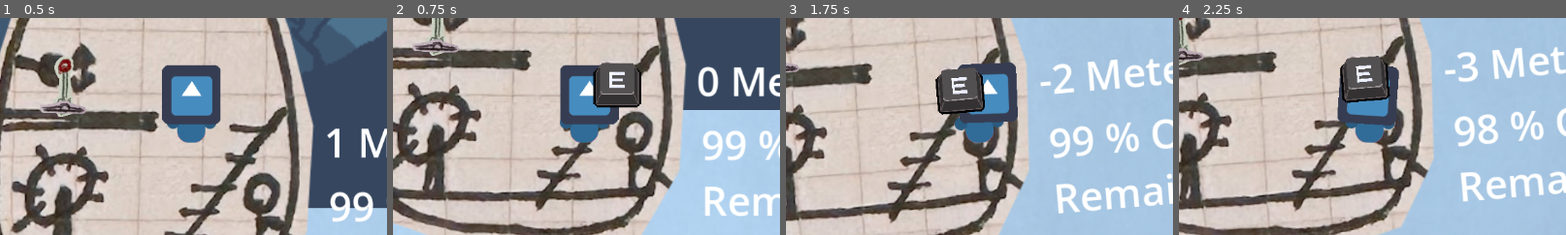
Above: before the commit, frames 1-4 (left to right).
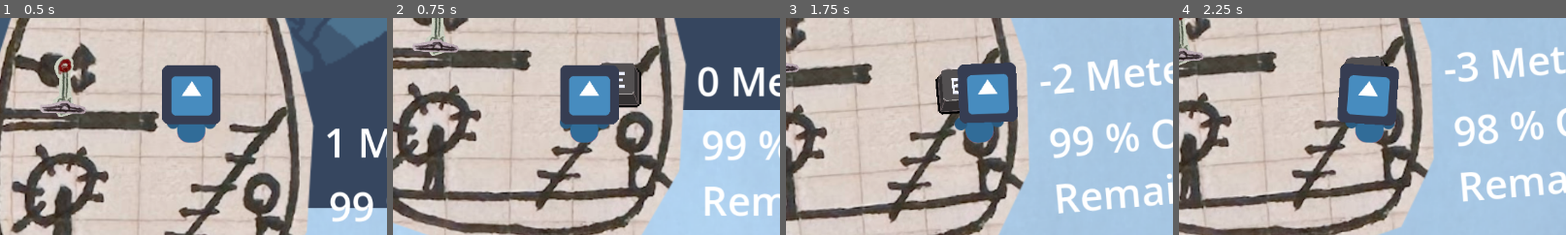
Above: after the commit, the same moments.

Repository: calzila/GGJ_2025
Game: Godot game, scene res://Overworld.tscn
Two runs of this game, one before a commit and one after it. Both use one fixed random seed, a clock stepped at 60 frames per second and the inputs below. The engine's default icon, where the game draws it, is replaced by a stand-in: a white triangle on a blue panel in a dark square.
Inputs:
- Up to frame 1 (0.5 s): no input
- Up to frame 2 (0.75 s): tap Enter (ui_accept) at 0.5 s; hold D (move_right) from 0.53 s (still down); tap E (Grab) at 0.6 s
- Up to frame 3 (1.75 s): keep holding D (move_right); tap Enter (ui_accept) at 0.77, 1.52 s; tap E (Grab) at 1.35 s
- Up to frame 4 (2.25 s): release D (move_right) at 2.03 s; hold A (move_left) from 2.03 s (still down); tap E (Grab) at 2.1 s
The pictures show only the part of the screen within x 25-75%, y 31-80%; the shares and areas given below are measured in that part.

Frame 1 is identical in both runs. In frame 2, 1.2% of the frame differs, in the area x 51-59%, y 21-42%; in frame 3, 1.3%; in frame 4, 2.0%, in the area x 41-55%, y 21-40%.
Error in both runs: Invalid assignment of property or key 'playerIsHolding' with value of type 'bool' on a base object of type 'Nil'. (res://grabber.gd:46)

Commit message:
Minor move around

Diff:
--- a/Character.tscn
+++ b/Character.tscn
@@ -19,26 +19,26 @@
 scale = Vector2(0.821289, 0.834808)
 texture = ExtResource("3_dua17")
 
-[node name="Hand_L" type="Sprite2D" parent="Body"]
-position = Vector2(-33.33, -4.602)
-scale = Vector2(1.2, 1.2)
-texture = ExtResource("4_gkys5")
-
-[node name="Hand_R" type="Sprite2D" parent="Body"]
-position = Vector2(33.33, -4.6)
-scale = Vector2(1.2, 1.2)
-texture = ExtResource("4_gkys5")
-
-[node name="HeadAttachment" type="Node2D" parent="Body"]
-position = Vector2(0, -58.8938)
-scale = Vector2(1.10345, 1.09448)
-
-[node name="Head" type="Sprite2D" parent="Body/HeadAttachment"]
-texture = ExtResource("2_un2gu")
-
 [node name="CollisionShape2D" type="CollisionShape2D" parent="."]
 position = Vector2(-0.5, -64)
 shape = SubResource("RectangleShape2D_52wfu")
 
 [node name="Camera2D" type="Camera2D" parent="."]
 position = Vector2(0, -66)
+
+[node name="Hand_L" type="Sprite2D" parent="."]
+position = Vector2(-27.3736, -36.6768)
+scale = Vector2(0.985547, 1.00177)
+texture = ExtResource("4_gkys5")
+
+[node name="Hand_R" type="Sprite2D" parent="."]
+position = Vector2(27.3736, -36.6751)
+scale = Vector2(0.985547, 1.00177)
+texture = ExtResource("4_gkys5")
+
+[node name="HeadAttachment" type="Node2D" parent="."]
+position = Vector2(0, -82)
+scale = Vector2(0.906251, 0.913681)
+
+[node name="Head" type="Sprite2D" parent="HeadAttachment"]
+texture = ExtResource("2_un2gu")
--- a/character.gd
+++ b/character.gd
@@ -13,8 +13,8 @@
 
 
 func _ready() -> void:
-	hand_L = $Body/Hand_L
-	hand_R = $Body/Hand_R
+	hand_L = $Hand_L
+	hand_R = $Hand_R
 
 	hand_L_RestingPosition = hand_L.position
 	hand_R_RestingPosition = hand_R.position
@@ -25,10 +25,13 @@
 	#if not is_on_floor():
 	#	velocity += get_gravity() * delta
 
+	# Bob the player
+	print(sin(Time.get_ticks_msec() / 1000.0 * 4))
+
 
 	var headLookDirection = linear_velocity.normalized()
 	headLookDirection = Vector2(headLookDirection.x * 0.35, headLookDirection.y * 0.08)
-	$Body/HeadAttachment/Head.global_position = $Body/HeadAttachment.global_position + (headLookDirection * 50)
+	$HeadAttachment/Head.global_position = $HeadAttachment.global_position + (headLookDirection * 50)
 
 	# Handle jump.
 	if Input.is_action_just_pressed("ui_accept") and (get_contact_count() > 0):
@@ -54,7 +57,7 @@
 	apply_torque(correctionTorque)
 
 	# orient head to always face up
-	$Body/HeadAttachment/Head.global_rotation = $Body/HeadAttachment/Head.global_rotation + (0 - $Body/HeadAttachment/Head.global_rotation) * (delta * 7)
+	$HeadAttachment/Head.global_rotation = $HeadAttachment/Head.global_rotation + (0 - $HeadAttachment/Head.global_rotation) * (delta * 7)
 
 	rotation
 
